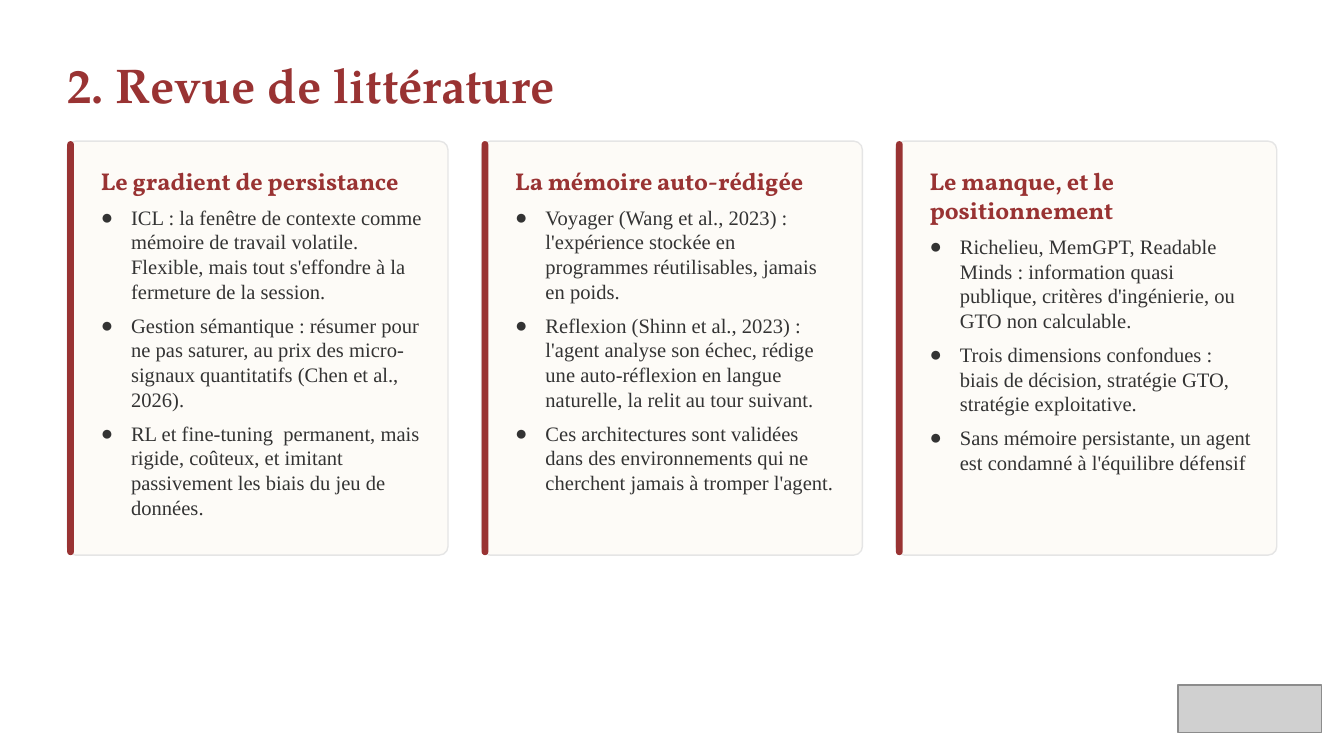
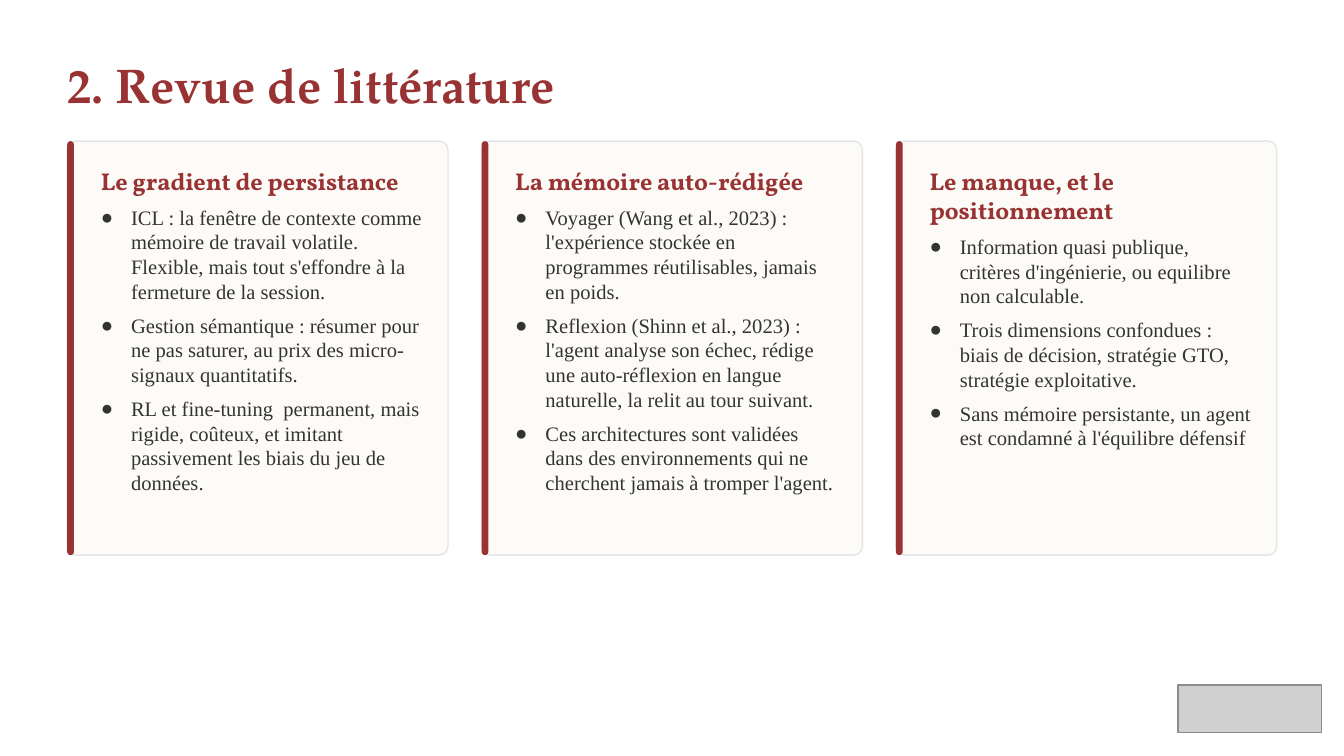
Before and after one commit to videtleo-ux/Memoire-IREN, a slide deck: slide 4 of Soutenance.pptx. Drawn at 1344x756 pixels with LibreOffice and Linux fonts; fonts in the diff are those of the drawing; grey boxes stand for pictures. Boxes give left, top, right and bottom in pixels: in the first picture for what was removed or moved away, otherwise in the second. Text is boxed around its words. In the diff, an @@ line names an element or a change of style, - is before the commit and + after.

```diff
--- a/Soutenance.pptx
+++ b/Soutenance.pptx
@@ text at (x1=960, y1=239, x2=1231, y2=304): text changed @@
-● Richelieu, MemGPT, Readable Minds : information quasi publique, critères d'ingénierie, ou GTO non calculable.
+● Information quasi publique, critères d'ingénierie, ou equilibre non calculable.
@@ text at (x1=131, y1=318, x2=419, y2=387): text changed @@
-● Gestion sémantique : résumer pour ne pas saturer, au prix des micro-signaux quantitatifs (Chen et al., 2026).
+● Gestion sémantique : résumer pour ne pas saturer, au prix des micro-signaux quantitatifs.
```
Also in this commit, not shown: 4 other slides changed, 15 other files.
